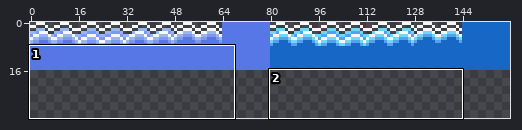
Sprite sheet -- assets/sprites/water.png. Above: a wide view before the commit, with the close-up outlined.
Close-up. Before the commit:
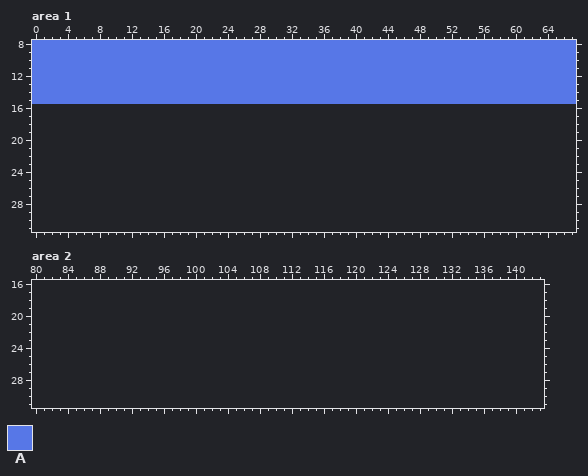
The file is 160x16 pixels. Colours within 5 levels of each other are drawn and written as one. Shown: area 1: x 0..67, y 8..31; area 2: x 80..143, y 16..31. The old version is drawn lined up with the new one, on the new canvas.
Palette (. is transparent): A #5777e7
Pixels before, area 1, first column x 0:
 8 AAAAAAAAAAAAAAAAAAAAAAAAAAAAAAAAAAAAAAAAAAAAAAAAAAAAAAAAAAAAAAAAAAAA
 9 AAAAAAAAAAAAAAAAAAAAAAAAAAAAAAAAAAAAAAAAAAAAAAAAAAAAAAAAAAAAAAAAAAAA
10 AAAAAAAAAAAAAAAAAAAAAAAAAAAAAAAAAAAAAAAAAAAAAAAAAAAAAAAAAAAAAAAAAAAA
11 AAAAAAAAAAAAAAAAAAAAAAAAAAAAAAAAAAAAAAAAAAAAAAAAAAAAAAAAAAAAAAAAAAAA
12 AAAAAAAAAAAAAAAAAAAAAAAAAAAAAAAAAAAAAAAAAAAAAAAAAAAAAAAAAAAAAAAAAAAA
13 AAAAAAAAAAAAAAAAAAAAAAAAAAAAAAAAAAAAAAAAAAAAAAAAAAAAAAAAAAAAAAAAAAAA
14 AAAAAAAAAAAAAAAAAAAAAAAAAAAAAAAAAAAAAAAAAAAAAAAAAAAAAAAAAAAAAAAAAAAA
15 AAAAAAAAAAAAAAAAAAAAAAAAAAAAAAAAAAAAAAAAAAAAAAAAAAAAAAAAAAAAAAAAAAAA
And afterwards:
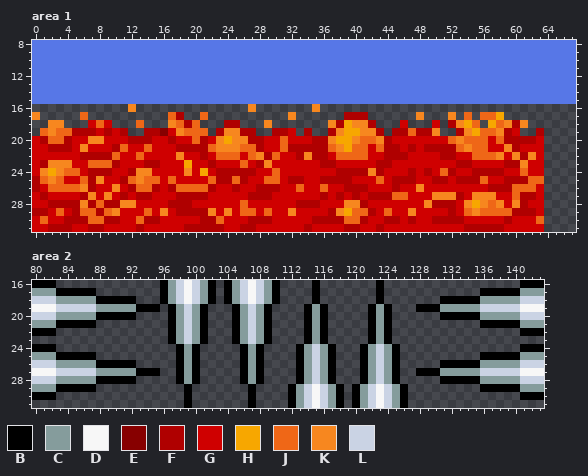
Colours new in this view: B #000000  C #859c9c  D #f7f7f7  E #870000  F #af0000  G #cf0000  H #f7a700  J #ef6717  K #f7871f  L #cad3e4
Log entry: modify land, water sprite sheet
Changes in this commit:
canvas 160x16 -> 160x32
Changed rows in their new state; - is an unchanged pixel.
Area 1:
first column x 0:
16 ------------K--------------K-------K----------------------------
17 K-----J----------JF--J----------K------FFF------K---K-J-JJH-----
18 --KK---GJG---J---KJFJ---FF---K-------KFHKKF---G---G-FKHJ-HJKFK--
19 -JKJJFFFGFGF--FFEGKJJJ-FKKFF--FFG-F--FKHHKKF-FFJFFK--FKHJJKFG--F
20 GFJJFGGKKGGGFFFGGFGGJFGKHKKFFGGJGGGFFKHHKJJKFGGGGGGGJKJJJGJFFFFG
21 GGFFFGKGGGFJGGJGGGFFFFJKKKJJFGGJFFFFFJKHJJGJFFGFGFFFFJKJJGGKFGGG
22 GGGGGGFFFFJGGJGGGGKGGFGJJJGJKFJGGFKFFGJJJJGGFFFGGGGFFGGJJJKGKFKG
23 GFKKKGGJJJFGGGFFGGGHGGFGGGJGFKGGGGGGFFGGGGGFFGGGGGGGGFFGGGGFFKGG
24 GKHKJJGFFFGGFKKGGGGKGHGFFFFFGGJGGGGGGGFFFFKFGGGFGFGJFGGFFFFGGJGG
25 FJKJGGJFKGGFJKJJGJGGGGJFFJFGGJJGFFGGFFFFGGGJGFFFGGFFGFFFJGGFFFJJ
26 FGJJJJKFGGKGFJJFGFJJJJFGGFGGFFFGGJGGJGGFFFGGGFGGKGGGGGGGGFFFJJJG
27 GFGGGGFKGKGFGFFGGGFFFFGGGGGFFFGGGGGGFGFGFGFFFJJGGGKKKFGKKKGGJFFG
28 GGFFFFKFJFFKKGGGGFFFGGGGGGJGGGGGGFFFGGGKKFGGGGGGGKFFFGKHKJKGKFGG
29 FFGJGFJJFJKGGGJGKGFFFFKGKGJJGJGGKGGGGFKHJJFGJGGKGGGGFGJKJJJJFFFG
30 GJGGFFFJJFFGGJFFGGGGGFFJGGGFFFGGGGGFFFFJJFGGFFGFGGFFFFGGGGGFGGGJ
31 GGFFFGGFFGGGGFGGGGGFFFFFGGFFGGGGGGFGGGGFFGGFGGGGGGGGGGFFFFFGGGGG
Area 2:
first column x 80:
16 BBB-------------BCLDLCB-BCLDLCB----B-------B-----------------BBB
17 CCCBBBBB--------BCLDLCB-BCLDLCB----B-------B------------BBBBBCCC
18 LLLCCCCCBBBBB---BCLDLCB-BCLDLCB----B-------B-------BBBBBCCCCCLLL
19 DDDLLLLLCCCCCBBB-BCLCB---BCLCB----BCB-----BCB---BBBCCCCCLLLLLDDD
20 LLLCCCCCBBBBB----BCLCB---BCLCB----BCB-----BCB------BBBBBCCCCCLLL
21 CCCBBBBB---------BCLCB---BCLCB----BCB-----BCB-----------BBBBBCCC
22 BBB--------------BCLCB---BCLCB----BCB-----BCB----------------BBB
23 -----------------BCLCB---BCLCB----BCB-----BCB-------------------
24 BBB---------------BCB-----BCB----BCLCB---BCLCB---------------BBB
25 CCCBBBBB----------BCB-----BCB----BCLCB---BCLCB----------BBBBBCCC
26 LLLCCCCCBBBBB-----BCB-----BCB----BCLCB---BCLCB-----BBBBBCCCCCLLL
27 DDDLLLLLCCCCCBBB--BCB-----BCB----BCLCB---BCLCB--BBBCCCCCLLLLLDDD
28 LLLCCCCCBBBBB-----BCB-----BCB----BCLCB---BCLCB-----BBBBBCCCCCLLL
29 CCCBBBBB-----------B-------B----BCLDLCB-BCLDLCB---------BBBBBCCC
30 BBB----------------B-------B----BCLDLCB-BCLDLCB--------------BBB
31 -------------------B-------B----BCLDLCB-BCLDLCB-----------------
Changed places in both close-ups, as pixel boxes (x1, y1, x2, y2):
added: (32, 104, 544, 232)
added: (32, 280, 544, 408)
